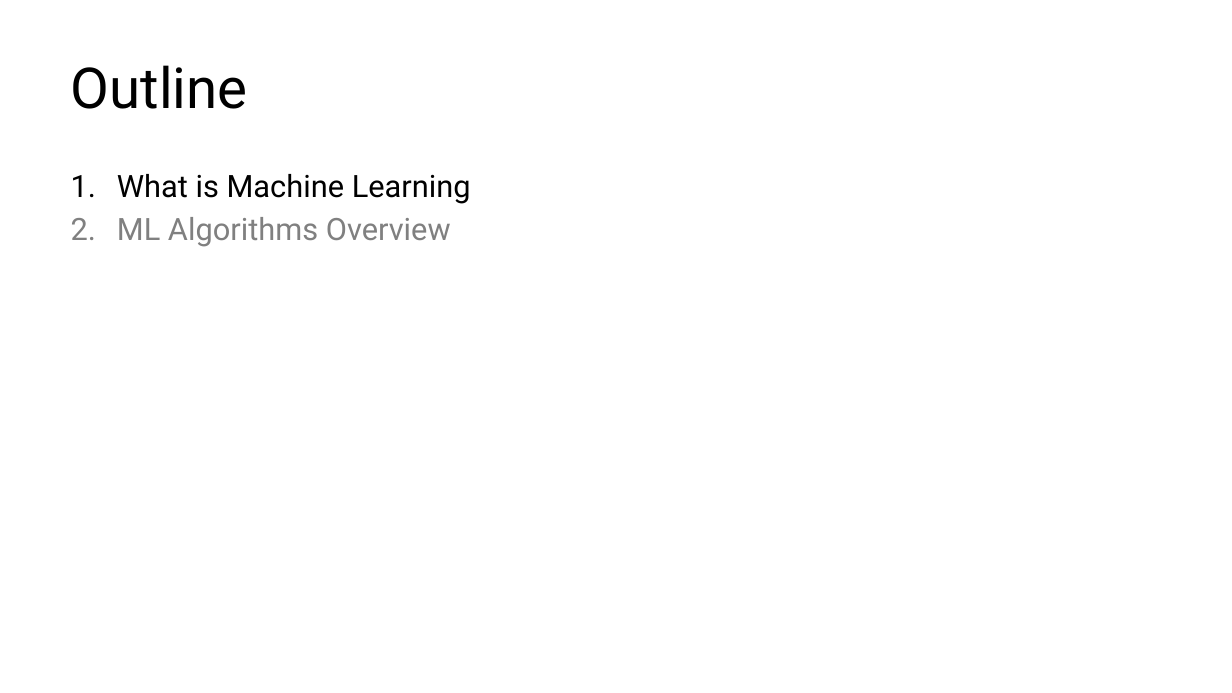
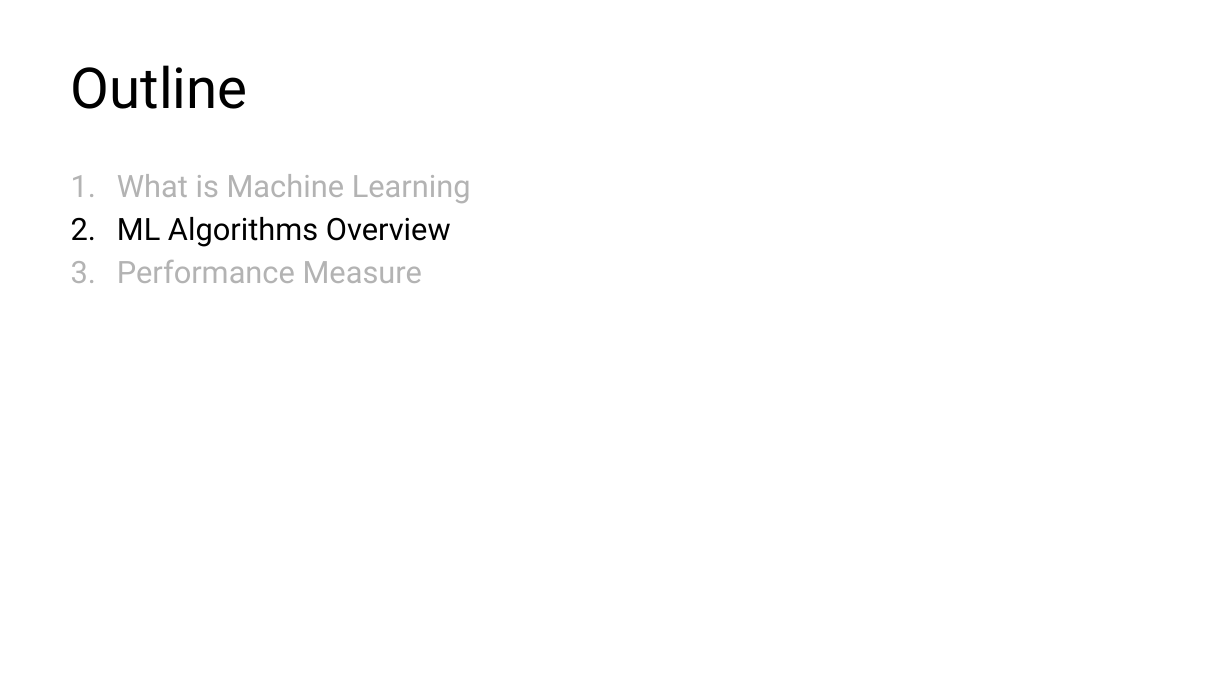
Before and after one commit to kershrita/Data-Science-Roadmap, a slide deck: slide 6 of slides/Session 07 - Machine Learning Overview.pptx (slide 4 before the commit). Drawn at 1232x693 pixels with LibreOffice and Linux fonts; fonts in the diff are those of the drawing. Boxes give left, top, right and bottom in pixels: in the first picture for what was removed or moved away, otherwise in the second. Text is boxed around its words. In the diff, an @@ line names an element or a change of style, - is before the commit and + after.

```diff
--- a/slides/Session 07 - Machine Learning Overview.pptx
+++ b/slides/Session 07 - Machine Learning Overview.pptx
@@ text at box(117, 174, 471, 247): text colour #000000 to #B3B3B3 in "What is Machine Learning"; text colour #808080 to #000000 in "ML Algorithms Overview" @@
@@ text at box(117, 260, 422, 283): paragraph added @@
+3. Performance Measure
```
Also in this commit, not shown: 2 other slides changed, 2 slides added.
